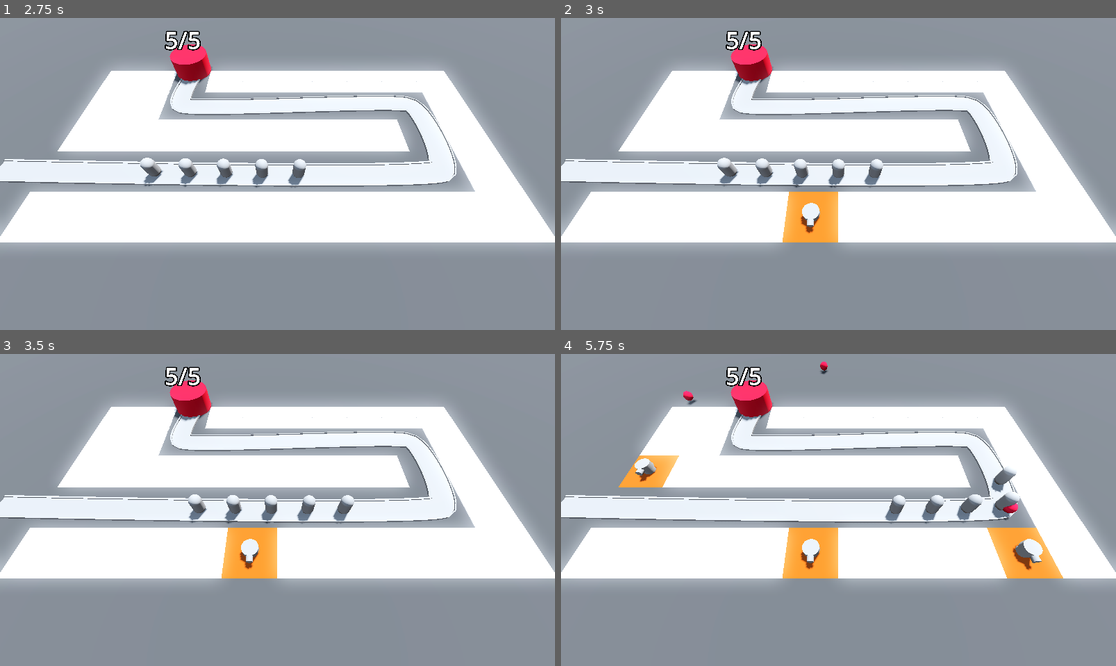
Above: before the commit, frames 1-4 (two rows, left to right).
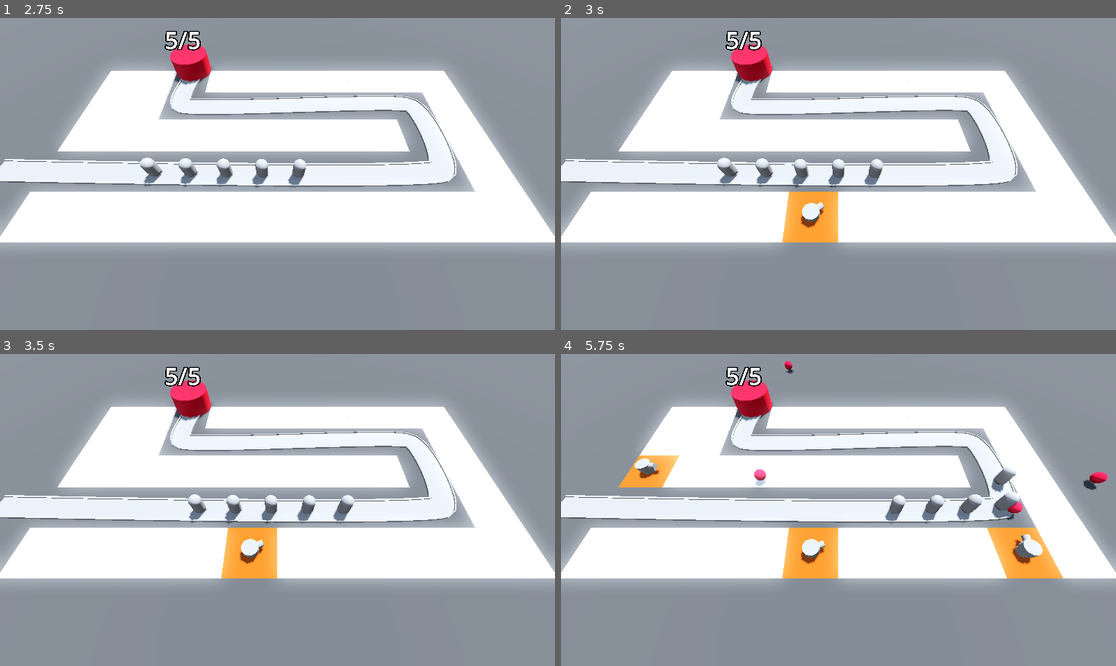
Above: after the commit, the same moments.

Repository: BerkayOzercan/Tutorial-Godot-Barbarian-Blaster
Game: Godot game, scene res://BaseLevel.tscn
Two runs of this game, one before a commit and one after it. Both use one fixed random seed, a clock stepped at 60 frames per second and the inputs below.
Inputs (mouse positions are in pixels of both pictures, inside the frame that each line leads up to):
- Up to frame 1 (2.75 s): move the mouse to (399, 158) at 0.52 s; click (399, 158) at 0.6 s; move the mouse to (166, 189) at 1.27 s; click (166, 189) at 1.35 s; move the mouse to (333, 105) at 2.02 s; click (333, 105) at 2.1 s
- Up to frame 2 (3 s): move the mouse to (810, 236) at 2.77 s; click (810, 236) at 2.85 s
- Up to frame 3 (3.5 s): no input
- Up to frame 4 (5.75 s): move the mouse to (1005, 556) at 3.52 s; click (1005, 556) at 3.6 s; move the mouse to (672, 463) at 4.27 s; click (672, 463) at 4.35 s; move the mouse to (866, 510) at 5.02 s; click (866, 510) at 5.1 s

Frame 1 is identical in both runs. In frame 2, less than 0.1% of the frame differs, in the area x 44-48%, y 59-70%; in frame 3, less than 0.1%; in frame 4, 0.8%, in the area x 13-99%, y 2-70%.

Commit message:
Edit : aiming

Diff:
--- a/BaseLevel.tscn
+++ b/BaseLevel.tscn
@@ -125,6 +125,7 @@
 
 [node name="Base" parent="." instance=ExtResource("3_1oa58")]
 
-[node name="TurretManager" type="Node3D" parent="."]
+[node name="TurretManager" type="Node3D" parent="." node_paths=PackedStringArray("enemy_path")]
 script = ExtResource("5_b0jrk")
+enemy_path = NodePath("../Path3D")
 turret = ExtResource("6_c203q")
--- a/Turret/projectile.gd
+++ b/Turret/projectile.gd
@@ -1,11 +1,11 @@
 extends Area3D
 
-var dirction := Vector3.FORWARD
+var direction := Vector3.FORWARD
 
 @export var speed: float = 30.0
 
 func _physics_process(delta: float) -> void:
-	position += dirction * delta * speed
+	position += direction * delta * speed
 
 func _on_timer_timeout() -> void:
 	queue_free()
--- a/Turret/turret.gd
+++ b/Turret/turret.gd
@@ -2,8 +2,14 @@
 
 @export var projectile: PackedScene
 @onready var turret_top: MeshInstance3D = $TurretTop
+var enemy_path: Path3D
+
+func _physics_process(delta: float) -> void:
+	var enemy = enemy_path.get_children().back()
+	look_at(enemy.global_position, Vector3.UP, true)
 
 func _on_timer_timeout() -> void:
 	var new_projectile = projectile.instantiate()
 	add_child(new_projectile)
 	new_projectile.global_position = turret_top.global_position
+	new_projectile.direction = global_transform.basis.z
--- a/TurretManager.gd
+++ b/TurretManager.gd
@@ -1,5 +1,6 @@
 extends Node3D
 
+@export var enemy_path: Path3D
 @export var turret: PackedScene
 
 
@@ -7,3 +8,4 @@
 	var new_turret = turret.instantiate()
 	add_child(new_turret)
 	new_turret.global_position = turretPosition
+	new_turret.enemy_path = enemy_path
